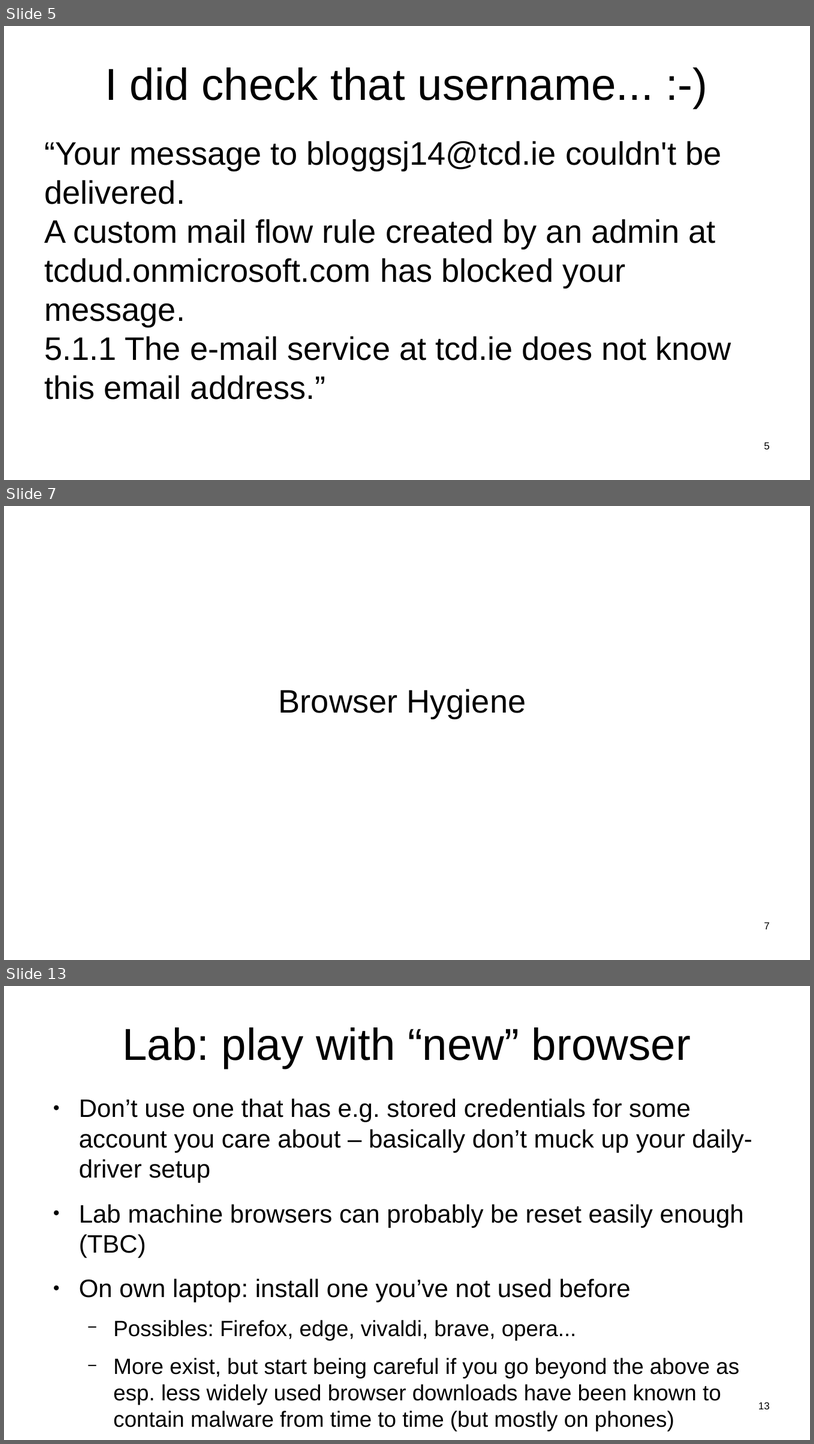
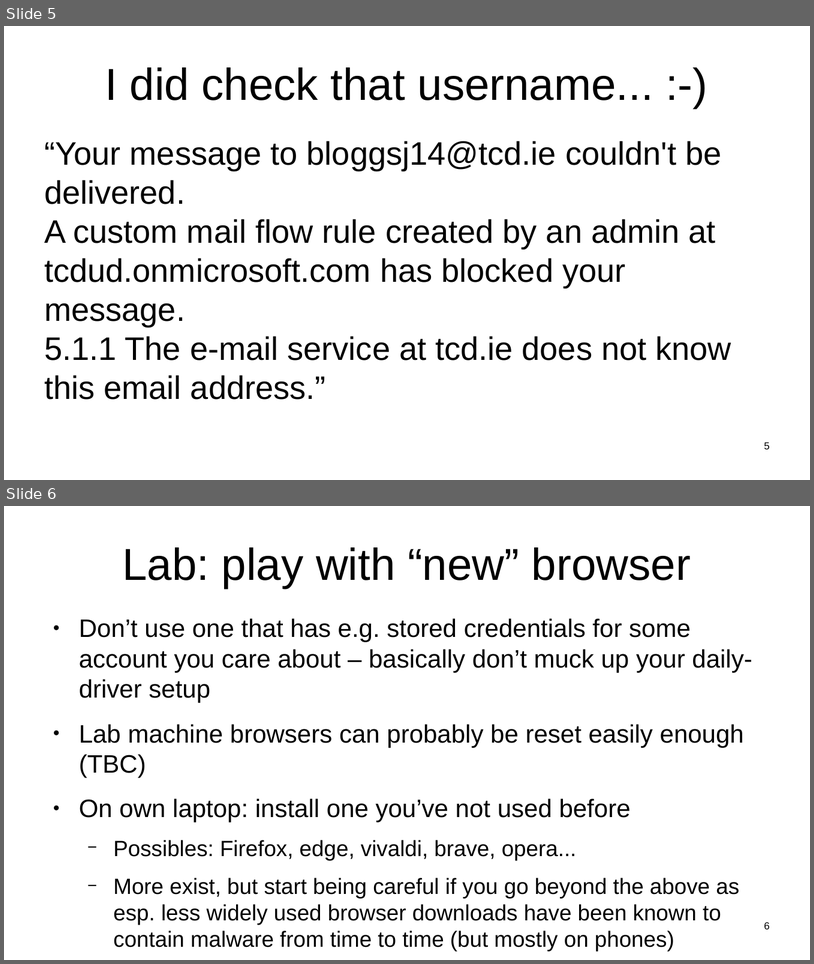
Before and after one commit to sftcd/witidtm, a slide deck: lectures/2022-2023/labs.odp. Shown one above the other, each under a label of ours: slides 5, 7 and 13 before the commit, slides 5 and 6 after it; the slides between them are not shown. The pictures are 814x1444 and 814x964 pixels, drawn with LibreOffice and Linux fonts; fonts in the diff are those of the drawing. Boxes give left, top, right and bottom in pixels: in the first picture for what was removed or moved away, otherwise in the second. Text is boxed around its words. In the diff, an @@ line names an element or a change of style, - is before the commit and + after.

```diff
--- a/lectures/2022-2023/labs.odp
+++ b/lectures/2022-2023/labs.odp
@@ slide 7 removed at box(4, 506, 810, 960), background #FFFFFF @@
@@ subtitle removed at box(279, 688, 527, 718) @@
-Browser Hygiene
@@ page number removed at box(764, 922, 770, 929) @@
-7
@@ what was slide 13 is now slide 6 @@
@@ page number at box(764, 922, 770, 929): text changed @@
-13
+6
```
Also in this commit, not shown: 6 other slides removed, 5 other files.
